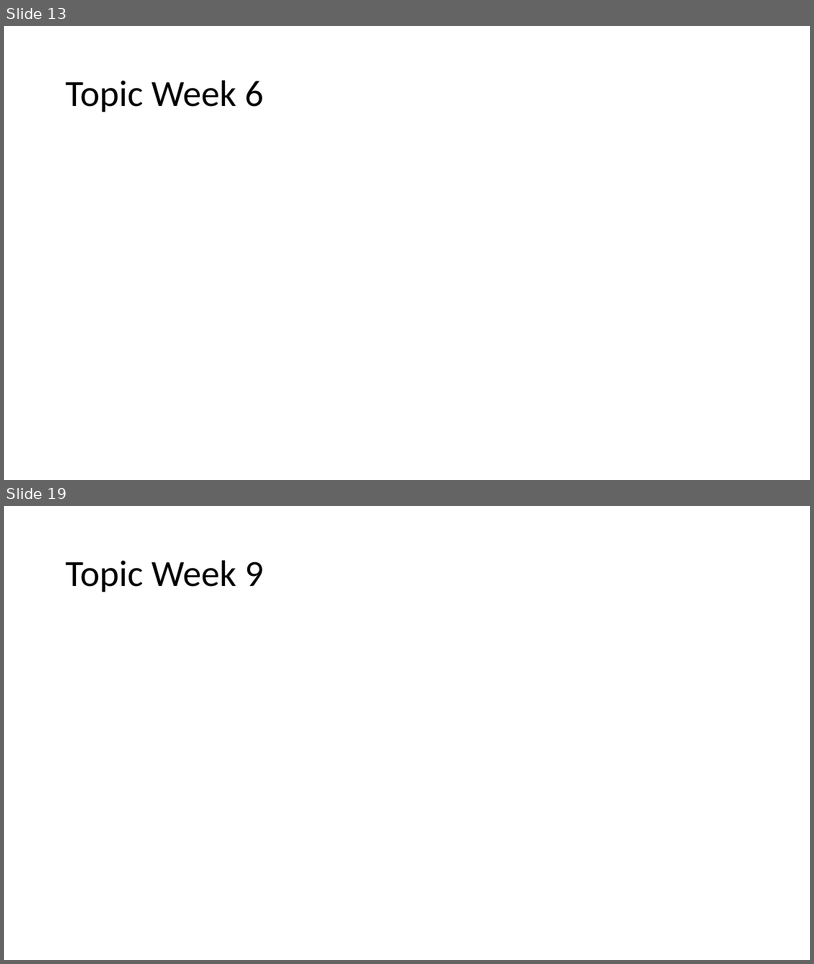
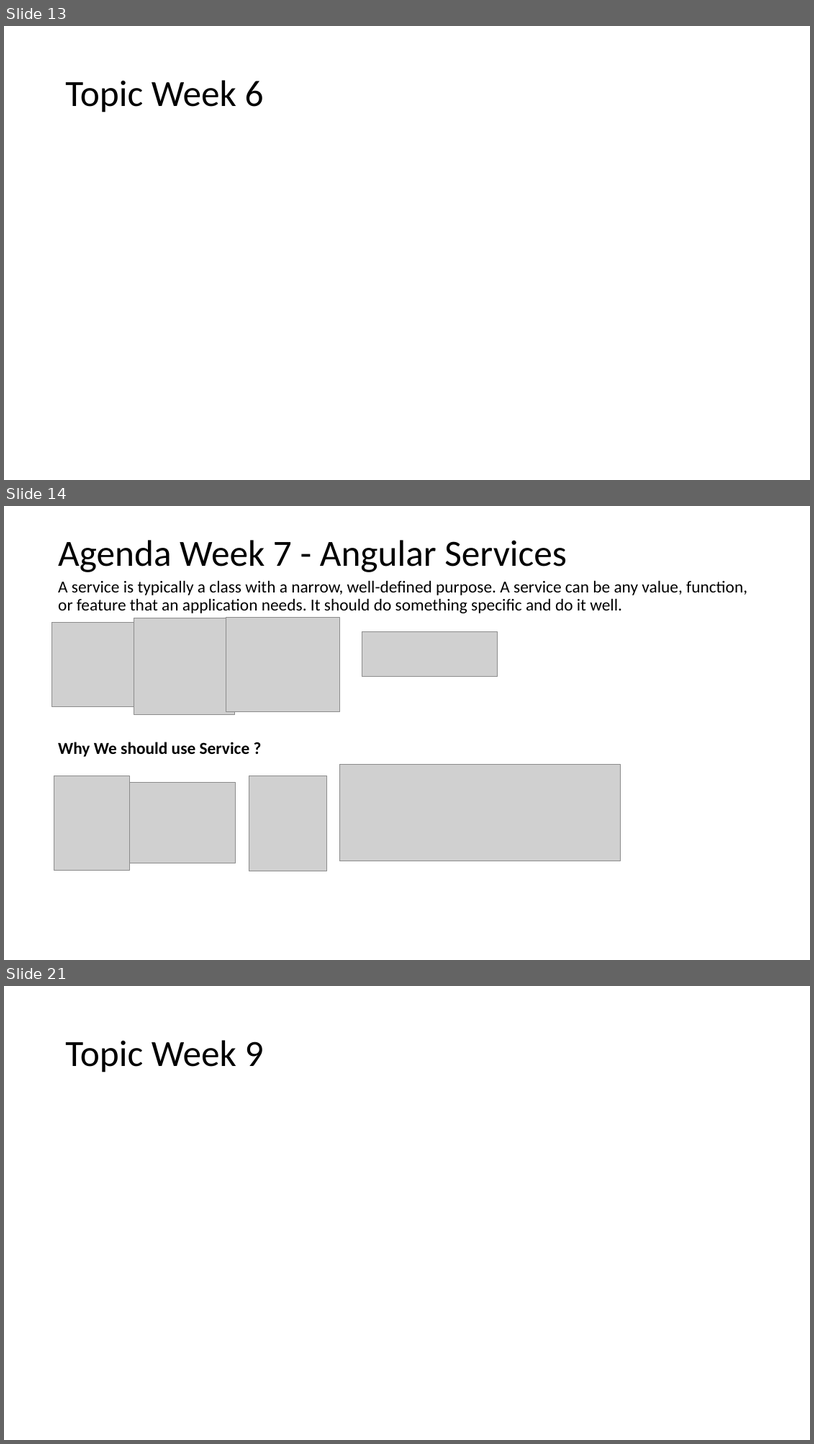
Before and after one commit to spoorthiempowher/Empowher-Curriculum, a slide deck: Angular/EmpowHer - Tech Curriculum.pptx. Shown one above the other, each under a label of ours: slides 13 and 19 before the commit, slides 13, 14 and 21 after it; the slides between them are not shown. The pictures are 814x964 and 814x1444 pixels, drawn with LibreOffice and Linux fonts; fonts in the diff are those of the drawing; grey boxes stand for pictures. Boxes give left, top, right and bottom in pixels: in the first picture for what was removed or moved away, otherwise in the second. Text is boxed around its words. In the diff, an @@ line names an element or a change of style, - is before the commit and + after.

Commit message:
Angular curriculum update for week 7,8,9

```diff
--- a/Angular/EmpowHer - Tech Curriculum.pptx
+++ b/Angular/EmpowHer - Tech Curriculum.pptx
@@ slide 14 added at box(4, 506, 810, 960), background #FFFFFF @@
@@ title added at box(58, 540, 567, 572), 44 pt, text #000000 @@
+Agenda Week 7 - Angular Services
@@ text added at box(58, 580, 748, 757), 20 pt, text #000000 @@
+A service is typically a class with a narrow, well-defined purpose. A service can be any value, function, or feature that an application needs. It should do something specific and do it well.
+Why We should use Service ?
@@ picture added at box(52, 622, 146, 707) @@
@@ picture added at box(134, 618, 234, 714) @@
@@ picture added at box(226, 618, 340, 711) @@
@@ picture added at box(362, 631, 498, 677) @@
@@ picture added at box(340, 764, 620, 861) @@
@@ picture added at box(54, 775, 129, 870) @@
@@ picture added at box(129, 782, 235, 863) @@
@@ picture added at box(249, 775, 327, 870) @@
@@ what was slide 19 is now slide 21 @@
```
Also in this commit, not shown: 7 other slides added, 5 slides removed.
